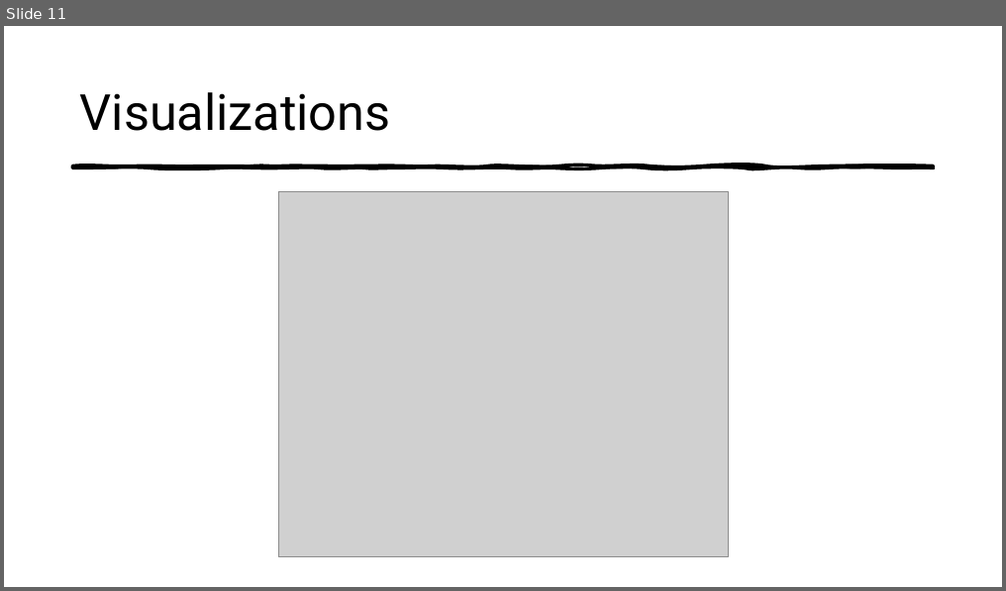
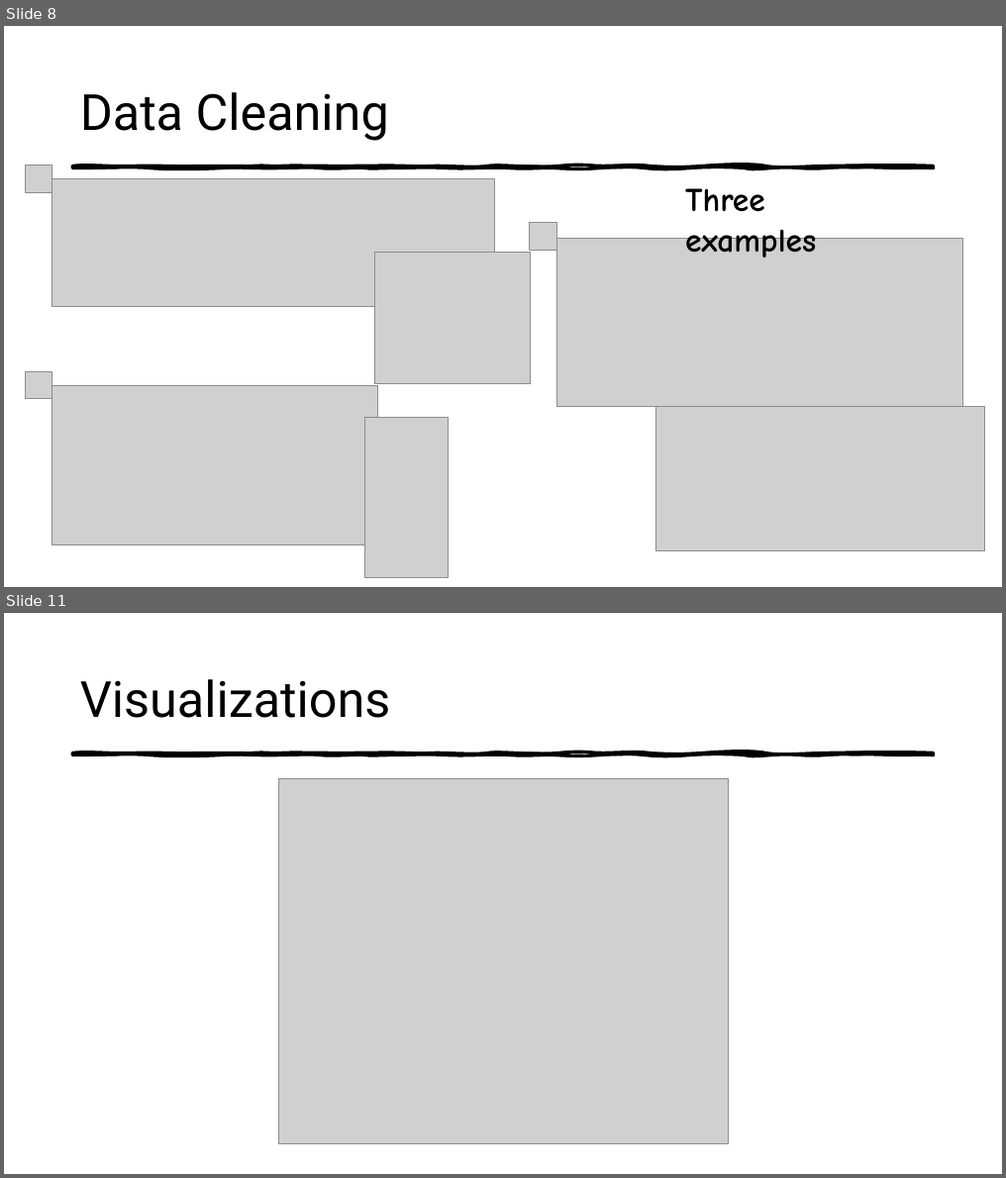
Before and after one commit to BiochemHead/COMP_4447_Final_Project, a slide deck: HikingPresentation.pptx. Shown one above the other, each under a label of ours: slide 11 before the commit, slides 8 and 11 after it; the slides between them are not shown. The pictures are 1006x591 and 1006x1178 pixels, drawn with LibreOffice and Linux fonts; fonts in the diff are those of the drawing; grey boxes stand for pictures. Boxes give left, top, right and bottom in pixels: in the first picture for what was removed or moved away, otherwise in the second. Text is boxed around its words. In the diff, an @@ line names an element or a change of style, - is before the commit and + after.

```diff
--- a/HikingPresentation.pptx
+++ b/HikingPresentation.pptx
@@ slide 8 added at (x1=4, y1=26, x2=1002, y2=587), background #FFFFFF; not listed: 1 template element that a slide beside it also shows @@
@@ title added at (x1=80, y1=92, x2=389, y2=141), 48 pt, text #000000 @@
+Data Cleaning
@@ picture added at (x1=25, y1=166, x2=53, y2=193) @@
@@ picture added at (x1=52, y1=178, x2=494, y2=307) @@
@@ text added at (x1=685, y1=188, x2=816, y2=258), 32 pt, text #000000, bold @@
+Three examples
@@ picture added at (x1=530, y1=223, x2=557, y2=251) @@
@@ picture added at (x1=374, y1=253, x2=531, y2=384) @@
@@ picture added at (x1=556, y1=239, x2=963, y2=407) @@
@@ picture added at (x1=25, y1=372, x2=53, y2=399) @@
@@ picture added at (x1=52, y1=385, x2=377, y2=546) @@
@@ picture added at (x1=656, y1=407, x2=985, y2=552) @@
@@ picture added at (x1=364, y1=417, x2=448, y2=578) @@
```
Also in this commit, not shown: 3 slides changed, 3 other slides added, 5 slides removed.
